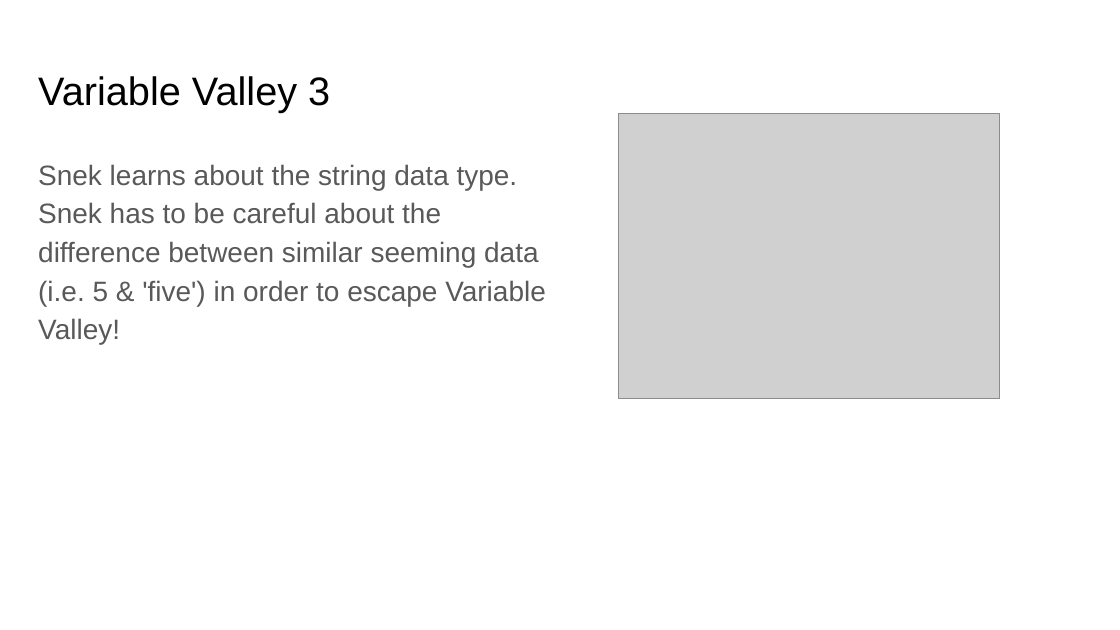
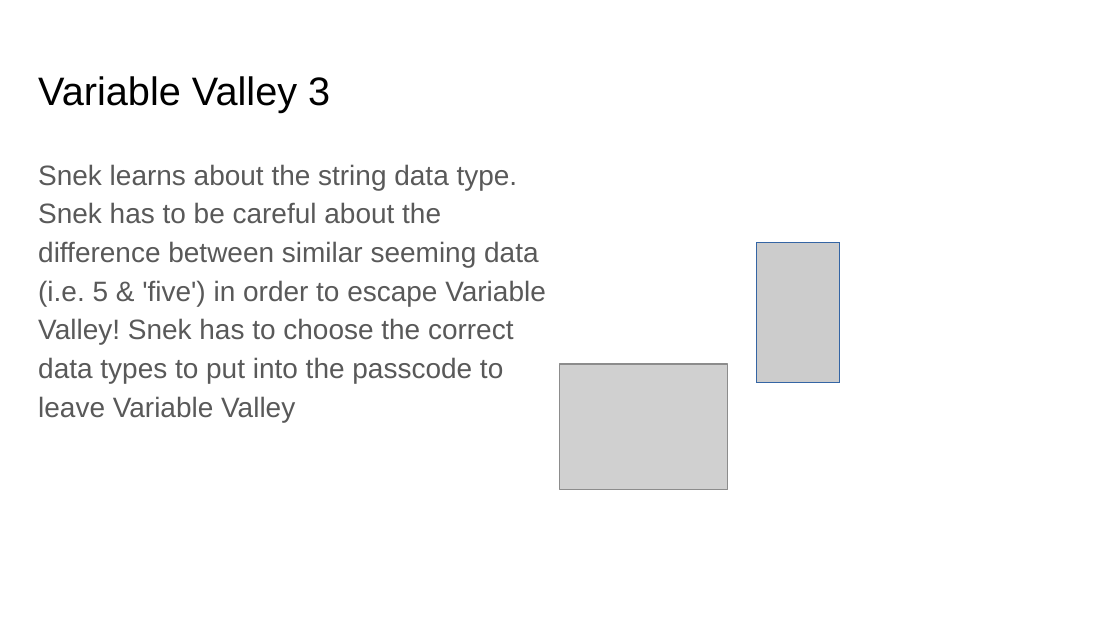
Before and after one commit to modmo22/Hackathon23, a slide deck: slide 5 of storyboard.pptx. Drawn at 1120x630 pixels with LibreOffice and Linux fonts; fonts in the diff are those of the drawing; grey boxes stand for pictures. Boxes give left, top, right and bottom in pixels: in the first picture for what was removed or moved away, otherwise in the second. Text is boxed around its words. In the diff, an @@ line names an element or a change of style, - is before the commit and + after.

```diff
--- a/storyboard.pptx
+++ b/storyboard.pptx
@@ text at [38, 164, 546, 422]: text changed @@
-Snek learns about the string data type. Snek has to be careful about the difference between similar seeming data (i.e. 5 & 'five') in order to escape Variable Valley!
+Snek learns about the string data type. Snek has to be careful about the difference between similar seeming data (i.e. 5 & 'five') in order to escape Variable Valley! Snek has to choose the correct data types to put into the passcode to leave Variable Valley
@@ rectangle added at [756, 243, 840, 383], fill #CCCCCC, outline #3465A4 0 pt @@
@@ picture: place and size @@
-picture at [619, 114, 1000, 400]
+picture at [560, 364, 728, 489]
```
Also in this commit, not shown: 3 other slides changed.
